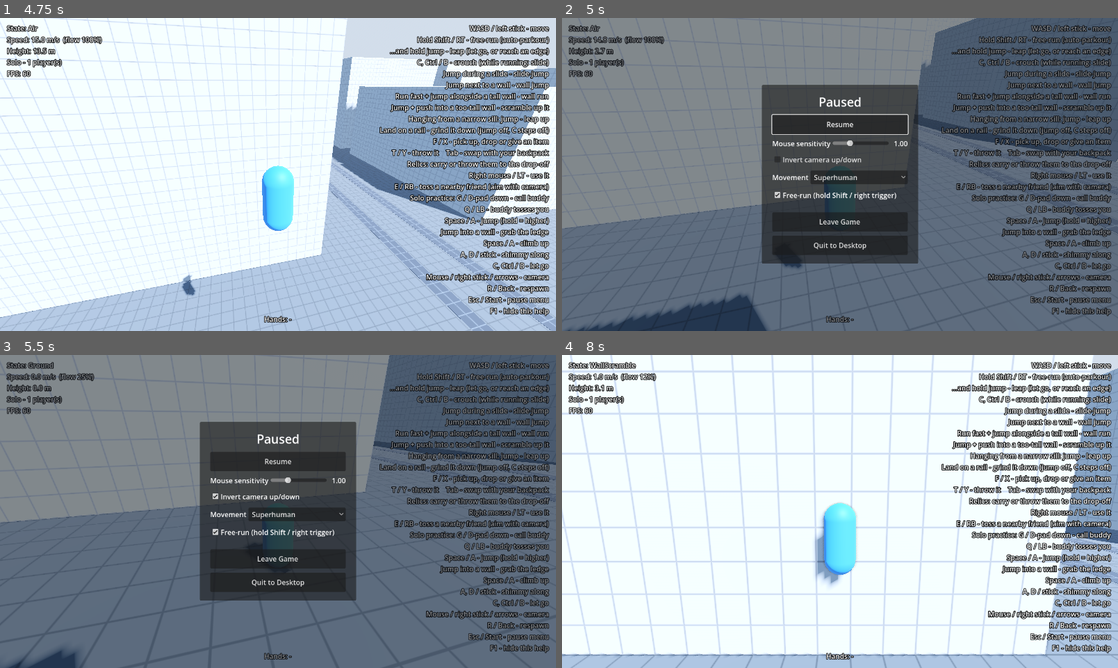
Above: before the commit, frames 1-4 (two rows, left to right).
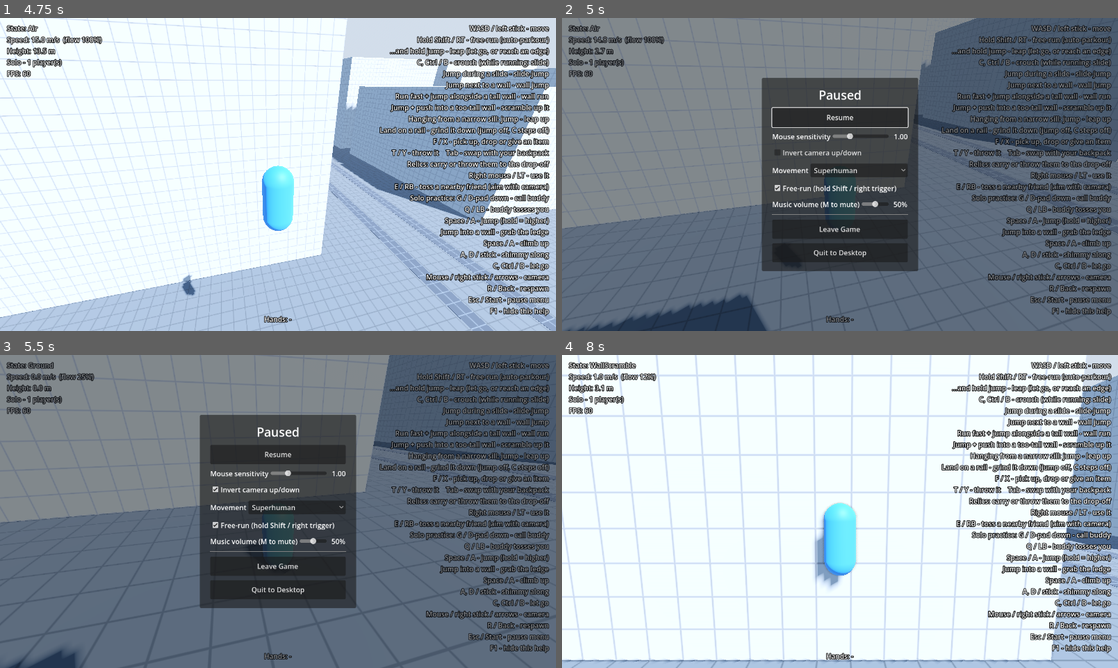
Above: after the commit, the same moments.

Repository: chitown08/ParkourFriends
Game: Godot game, scene res://game/main.tscn
The game is run twice, just before and just after one commit, with the same random seed, the same clock (stepped at 60 frames per second) and the same inputs. Sound files missing from this copy of the repository are replaced by a short silence.
Inputs (mouse positions are in pixels of both pictures, inside the frame that each line leads up to):
- Up to frame 1 (4.75 s): click "Play Solo" at 0.5 s; move the mouse to (305, 174) at 1.27 s; hold Shift (free_run) 1.28-2.03 s; hold W (move_forward) from 1.28 s (still down); tap Space (jump) at 1.52, 2.27, 3.77, 4.52 s; tap M (toggle_music, bound only after the commit) at 1.55, 2.1, 3.05, 4.55 s; move the mouse to (250, 174) at 2.02 s; tap Shift (free_run) at 2.3, 3.8 s; move the mouse to (289, 168) at 2.77 s; hold Q (buddy_toss_me) 2.78-3.53 s; move the mouse to (272, 180) at 3.52 s; tap G (call_buddy) at 3.6 s; move the mouse to (316, 177) at 4.27 s; hold C (crouch) from 4.28 s (still down)
- Up to frame 2 (5 s): keep holding W (move_forward); keep holding C (crouch); tap Escape (pause) at 4.9 s
- Up to frame 3 (5.5 s): release W (move_forward) at 5 s; release C (crouch) at 5 s; click "Invert camera up/down" at 5 s
- Up to frame 4 (8 s): click "Free-run (hold Shift / right …" at 5.75 s; click "Resume" at 6.5 s; tap Enter at 7.25 s; move the mouse to (795, 508) at 7.27 s; hold W (move_forward) from 7.28 s (still down); tap Shift (free_run) at 7.35 s; tap Space (jump) at 7.52 s

Frame 1 is identical in both runs. In frame 2, 5.6% of the frame differs, in the area x 35-65%, y 19-81%; in frame 3, 5.7%; in frame 4, 12%, in the area x 0-100%, y 0-100%.

Commit message:
Add background music: Graham's Suno track on both test worlds
Each world can name a looping song (Level.music); the district and the
Free-Run Line use audio/music/test_level.mp3. M mutes it and the pause menu
has a music volume slider, both saved in Settings.

Co-Authored-By: Claude Opus 5.5 <noreply@anthropic.com>

Diff:
--- a/game/main.gd
+++ b/game/main.gd
@@ -45,6 +45,7 @@
 @onready var menu: CanvasLayer = $MainMenu
 @onready var pause_menu: CanvasLayer = $PauseMenu
 @onready var network: Network = $Network
+@onready var music: AudioStreamPlayer = $Music
 
 
 func _ready() -> void:
@@ -59,6 +60,8 @@
 	menu.join_pressed.connect(start_join)
 	pause_menu.resume_pressed.connect(set_paused.bind(false))
 	pause_menu.leave_pressed.connect(leave_game)
+	pause_menu.music_changed.connect(update_music_volume)
+	update_music_volume()
 	pause_menu.quit_pressed.connect(get_tree().quit)
 	pause_menu.movement_changed.connect(set_movement_profile)
 
@@ -79,6 +82,10 @@
 		get_viewport().set_input_as_handled()
 	elif is_paused:
 		return
+	elif event.is_action_pressed("toggle_music"):
+		Settings.music_on = not Settings.music_on
+		Settings.save_to_disk()
+		update_music_volume()
 	elif event.is_action_pressed("call_buddy"):
 		call_buddy()
 	elif event.is_action_pressed("buddy_toss_me"):
@@ -208,6 +215,7 @@
 
 
 func _clear_world() -> void:
+	music.stop()
 	for child in world.get_children():
 		child.queue_free()
 	level = null
@@ -255,6 +263,7 @@
 
 func _on_world_ready(new_level: Level) -> void:
 	level = new_level
+	_play_music(level.music)
 	for player: Player in players.get_children():
 		player.kill_height = level.kill_height
 	for checkpoint: Checkpoint in get_tree().get_nodes_in_group(&"checkpoints"):
@@ -357,3 +366,21 @@
 			start_host(Network.DEFAULT_PORT, world_id)
 		elif arg.begins_with("--join"):
 			start_join(arg.get_slice("=", 1))
+
+
+# --- Music -------------------------------------------------------------------
+
+## Sets the music's loudness from Settings (the pause menu slider and M to mute).
+func update_music_volume() -> void:
+	music.volume_db = linear_to_db(Settings.music_volume) if Settings.music_on else -80.0
+
+
+## Loops `song` from the start (or goes quiet if the world has none).
+func _play_music(song: AudioStream) -> void:
+	music.stop()
+	music.stream = song
+	if song == null:
+		return
+	if "loop" in song:
+		song.loop = true
+	music.play()
--- a/game/main.tscn
+++ b/game/main.tscn
@@ -18,6 +18,8 @@
 _spawnable_scenes = PackedStringArray("res://levels/rooftop_district.tscn", "res://levels/free_run_line.tscn", "res://levels/test_course.tscn")
 spawn_path = NodePath("../World")
 
+[node name="Music" type="AudioStreamPlayer" parent="."]
+
 [node name="Players" type="Node3D" parent="."]
 
 [node name="PlayerSpawner" type="MultiplayerSpawner" parent="."]
--- a/game/settings.gd
+++ b/game/settings.gd
@@ -17,6 +17,10 @@
 static var free_run_enabled := true
 ## Moving the mouse/stick up looks down instead of up.
 static var invert_y := false
+## Background music loudness, 0 (silent) to 1 (full).
+static var music_volume := 0.5
+## M switches the music off and on.
+static var music_on := true
 
 
 static func load_from_disk() -> void:
@@ -27,6 +31,8 @@
 	invert_y = file.get_value("camera", "invert_y", invert_y)
 	movement_profile = file.get_value("movement", "profile", movement_profile)
 	free_run_enabled = file.get_value("movement", "free_run", free_run_enabled)
+	music_volume = file.get_value("audio", "music_volume", music_volume)
+	music_on = file.get_value("audio", "music_on", music_on)
 
 
 static func save_to_disk() -> void:
@@ -35,4 +41,6 @@
 	file.set_value("camera", "invert_y", invert_y)
 	file.set_value("movement", "profile", movement_profile)
 	file.set_value("movement", "free_run", free_run_enabled)
+	file.set_value("audio", "music_volume", music_volume)
+	file.set_value("audio", "music_on", music_on)
 	file.save(PATH)
--- a/levels/free_run_line.tscn
+++ b/levels/free_run_line.tscn
@@ -15,6 +15,7 @@
 [ext_resource type="Resource" path="res://items/data/backpack.tres" id="17_backpack"]
 [ext_resource type="Resource" path="res://items/data/glider.tres" id="18_glider"]
 [ext_resource type="Resource" path="res://items/data/bat.tres" id="19_bat"]
+[ext_resource type="AudioStream" path="res://audio/music/test_level.mp3" id="20_music"]
 
 [sub_resource type="ProceduralSkyMaterial" id="ProceduralSkyMaterial_sky"]
 sky_top_color = Color(0.32, 0.5, 0.78, 1)
@@ -38,6 +39,7 @@
 [node name="FreeRunLine" type="Node3D"]
 script = ExtResource("1_level")
 kill_height = -60.0
+music = ExtResource("20_music")
 
 [node name="WorldEnvironment" type="WorldEnvironment" parent="."]
 environment = SubResource("Environment_main")
--- a/levels/level.gd
+++ b/levels/level.gd
@@ -5,6 +5,8 @@
 
 ## Falling below this height respawns you at your last checkpoint.
 @export var kill_height := -15.0
+## Background music for this world (loops). Leave empty for silence.
+@export var music: AudioStream
 
 @onready var spawn_point: Marker3D = $SpawnPoint
 
--- a/levels/rooftop_district.tscn
+++ b/levels/rooftop_district.tscn
@@ -5,6 +5,7 @@
 [ext_resource type="Material" path="res://materials/grid_ground.tres" id="3_ground"]
 [ext_resource type="Material" path="res://materials/grid_platform.tres" id="4_building"]
 [ext_resource type="Material" path="res://materials/grid_track.tres" id="5_track"]
+[ext_resource type="AudioStream" path="res://audio/music/test_level.mp3" id="6_music"]
 
 [sub_resource type="ProceduralSkyMaterial" id="ProceduralSkyMaterial_sky"]
 sky_top_color = Color(0.32, 0.5, 0.78, 1)
@@ -28,6 +29,7 @@
 [node name="RooftopDistrict" type="Node3D"]
 script = ExtResource("1_level")
 kill_height = -20.0
+music = ExtResource("6_music")
 
 [node name="WorldEnvironment" type="WorldEnvironment" parent="."]
 environment = SubResource("Environment_main")
--- a/project.godot
+++ b/project.godot
@@ -137,6 +137,11 @@
 , Object(InputEventJoypadButton,"resource_local_to_scene":false,"resource_name":"","device":-1,"button_index":4,"pressure":0.0,"pressed":true,"script":null)
 ]
 }
+toggle_music={
+"deadzone": 0.2,
+"events": [Object(InputEventKey,"resource_local_to_scene":false,"resource_name":"","device":-1,"window_id":0,"alt_pressed":false,"shift_pressed":false,"ctrl_pressed":false,"meta_pressed":false,"pressed":false,"keycode":0,"physical_keycode":77,"key_label":0,"unicode":0,"location":0,"echo":false,"script":null)
+]
+}
 pause={
 "deadzone": 0.2,
 "events": [Object(InputEventKey,"resource_local_to_scene":false,"resource_name":"","device":-1,"window_id":0,"alt_press …(195 unchanged characters)…
--- /dev/null
+++ b/tests/test_music.gd
@@ -0,0 +1,54 @@
+extends GameTest
+## Background music: each world can have a song (Level.music), M mutes it, and
+## the pause menu has a volume slider.
+
+var saved_volume: float
+var saved_on: bool
+
+
+func before_each() -> void:
+	saved_volume = Settings.music_volume
+	saved_on = Settings.music_on
+	Settings.music_on = true
+	main = MAIN_SCENE.instantiate()
+	add_child(main)
+	main.start_solo("rooftop_district")
+	await ticks(5)
+	player = main.get_node_or_null("Players/1")
+
+
+func after_each() -> void:
+	Settings.music_volume = saved_volume
+	Settings.music_on = saved_on
+	Settings.save_to_disk()
+	await super()
+
+
+func test_the_district_plays_its_song_on_a_loop() -> void:
+	expect(main.music.playing, "music should be playing")
+	expect(main.music.stream == main.level.music and main.level.music != null, "it should be the world's song")
+	expect(main.music.stream.loop, "the song should loop")
+
+
+func test_m_mutes_and_unmutes() -> void:
+	var loud: float = main.music.volume_db
+	await press_event(&"toggle_music")
+	expect(main.music.volume_db <= -79.0, "M should mute the music")
+	expect(not Settings.music_on, "and remember it")
+	await press_event(&"toggle_music")
+	expect_near(main.music.volume_db, loud, 0.01, "M again brings it back")
+
+
+func test_the_pause_menu_slider_sets_the_volume() -> void:
+	main.set_paused(true)
+	var slider: HSlider = main.pause_menu.get_node("%Music")
+	slider.value = 0.25
+	expect_near(main.music.volume_db, linear_to_db(0.25), 0.01, "the slider should turn it down")
+	slider.value = 1.0
+	expect_near(main.music.volume_db, 0.0, 0.01, "and up")
+
+
+func test_leaving_stops_the_music() -> void:
+	main.leave_game()
+	await ticks(5)
+	expect(not main.music.playing, "the menu should be quiet")
--- a/tools/gen_district.gd
+++ b/tools/gen_district.gd
@@ -141,6 +141,7 @@
 [ext_resource type="Material" path="res://materials/grid_ground.tres" id="3_ground"]
 [ext_resource type="Material" path="res://materials/grid_platform.tres" id="4_building"]
 [ext_resource type="Material" path="res://materials/grid_track.tres" id="5_track"]
+[ext_resource type="AudioStream" path="res://audio/music/test_level.mp3" id="6_music"]
 
 [sub_resource type="ProceduralSkyMaterial" id="ProceduralSkyMaterial_sky"]
 sky_top_color = Color(0.32, 0.5, 0.78, 1)
@@ -164,6 +165,7 @@
 [node name="RooftopDistrict" type="Node3D"]
 script = ExtResource("1_level")
 kill_height = -20.0
+music = ExtResource("6_music")
 
 [node name="WorldEnvironment" type="WorldEnvironment" parent="."]
 environment = SubResource("Environment_main")
--- a/ui/pause_menu.gd
+++ b/ui/pause_menu.gd
@@ -7,12 +7,16 @@
 signal quit_pressed
 ## The player picked a different movement feel ("superhuman" or "human").
 signal movement_changed(profile_id: String)
+## The music volume slider moved (the new value is in Settings).
+signal music_changed
 
 @onready var _sensitivity: HSlider = %Sensitivity
 @onready var _sensitivity_value: Label = %SensitivityValue
 @onready var _invert_y: CheckBox = %InvertY
 @onready var _movement: OptionButton = %Movement
 @onready var _free_run: CheckBox = %FreeRun
+@onready var _music: HSlider = %Music
+@onready var _music_value: Label = %MusicValue
 
 
 func _ready() -> void:
@@ -27,6 +31,7 @@
 		_movement.set_item_metadata(_movement.item_count - 1, profile_id)
 	_movement.item_selected.connect(_on_movement_selected)
 	_free_run.toggled.connect(_on_free_run_toggled)
+	_music.value_changed.connect(_on_music_changed)
 
 
 func open() -> void:
@@ -34,6 +39,8 @@
 	_sensitivity_value.text = "%.2f" % Settings.mouse_sensitivity
 	_invert_y.set_pressed_no_signal(Settings.invert_y)
 	_free_run.set_pressed_no_signal(Settings.free_run_enabled)
+	_music.set_value_no_signal(Settings.music_volume)
+	_music_value.text = "%d%%" % roundi(Settings.music_volume * 100.0)
 	for i in _movement.item_count:
 		if _movement.get_item_metadata(i) == Settings.movement_profile:
 			_movement.select(i)
@@ -59,3 +66,10 @@
 func _on_free_run_toggled(pressed: bool) -> void:
 	Settings.free_run_enabled = pressed
 	Settings.save_to_disk()
+
+
+func _on_music_changed(value: float) -> void:
+	Settings.music_volume = value
+	_music_value.text = "%d%%" % roundi(value * 100.0)
+	Settings.save_to_disk()
+	music_changed.emit()
--- a/ui/pause_menu.tscn
+++ b/ui/pause_menu.tscn
@@ -80,6 +80,25 @@
 unique_name_in_owner = true
 text = "Free-run (hold Shift / right trigger)"
 
+[node name="MusicRow" type="HBoxContainer" parent="Center/Panel/Margin/Items"]
+
+[node name="Label" type="Label" parent="Center/Panel/Margin/Items/MusicRow"]
+text = "Music volume (M to mute)"
+
+[node name="Music" type="HSlider" parent="Center/Panel/Margin/Items/MusicRow"]
+unique_name_in_owner = true
+size_flags_horizontal = 3
+size_flags_vertical = 4
+max_value = 1.0
+step = 0.05
+value = 0.5
+
+[node name="MusicValue" type="Label" parent="Center/Panel/Margin/Items/MusicRow"]
+unique_name_in_owner = true
+custom_minimum_size = Vector2(40, 0)
+text = "50%"
+horizontal_alignment = 2
+
 [node name="Separator" type="HSeparator" parent="Center/Panel/Margin/Items"]
 
 [node name="Leave" type="Button" parent="Center/Panel/Margin/Items"]
Not shown, added: audio/music/test_level.mp3.import
Not shown, added: tests/test_music.gd.uid
Not shown, changed: README.md
Not shown, added: audio/music/test_level.mp3
Not shown, changed: docs/DESIGN.md
Not shown, changed: tools/gen_free_run_line.sh
